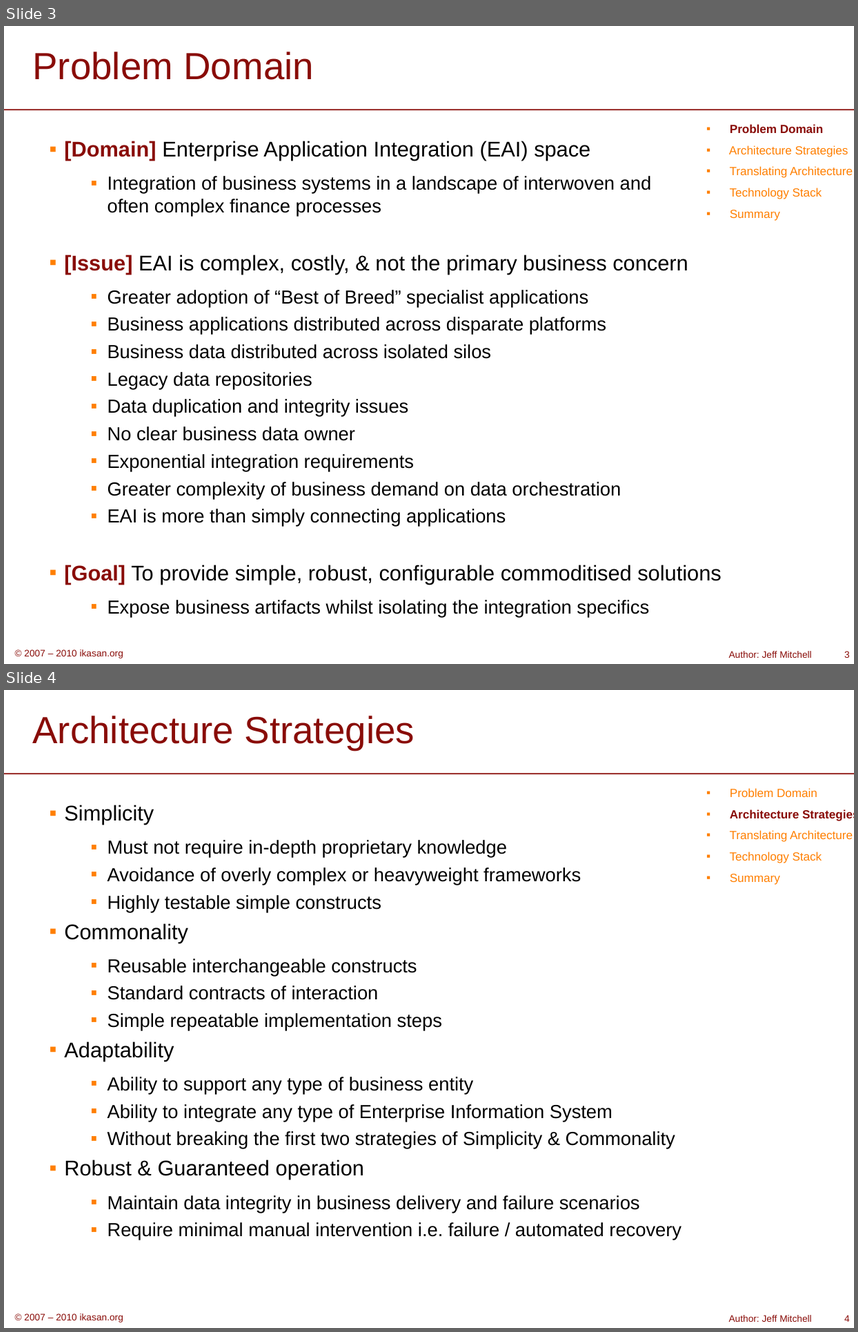
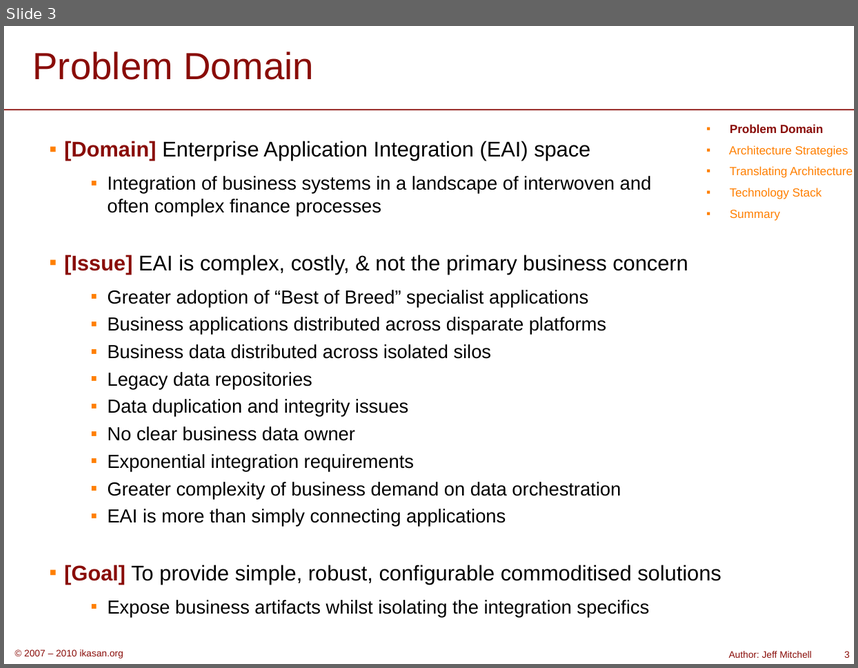
Before and after one commit to ikasanEIP/ikasan, a slide deck: docs/presentation/LightningTalk.ppt. Shown one above the other, each under a label of ours: slides 3 and 4 before the commit, slide 3 after it. The pictures are 858x1332 and 858x668 pixels, drawn with LibreOffice and Linux fonts; fonts in the diff are those of the drawing; background and template pictures are left out. Boxes give left, top, right and bottom in pixels: in the first picture for what was removed or moved away, otherwise in the second. Text is boxed around its words. In the diff, an @@ line names an element or a change of style, - is before the commit and + after.

```diff
--- a/docs/presentation/LightningTalk.ppt
+++ b/docs/presentation/LightningTalk.ppt
@@ slide 4 removed at [4,690,854,1328], background #FFFFFF; not listed: 3 template elements that a slide beside it also shows @@
@@ title removed at [32,716,415,749] @@
-Architecture Strategies
@@ text removed at [730,788,854,885] @@
-▪ Problem Domain
-▪ Architecture Strategies
-▪ Translating Architecture
-▪ Technology Stack
-▪ Summary
@@ text removed at [64,805,682,1240] @@
-▪ Simplicity
-  ▪ Must not require in-depth proprietary knowledge
-  ▪ Avoidance of overly complex or heavyweight frameworks
-  ▪ Highly testable simple constructs
-▪ Commonality
-  ▪ Reusable interchangeable constructs
-  ▪ Standard contracts of interaction
-  ▪ Simple repeatable implementation steps
-▪ Adaptability
-  ▪ Ability to support any type of business entity
-  ▪ Ability to integrate any type of Enterprise Information System
-  ▪ Without breaking the first two strategies of Simplicity & Commonality
-▪ Robust & Guaranteed operation
-  ▪ Maintain data integrity in business delivery and failure scenarios
-  ▪ Require minimal manual intervention i.e. failure / automated recovery
@@ page number removed at [844,1314,850,1321] @@
-4
```
Also in this commit, not shown: 2 other slides removed.
